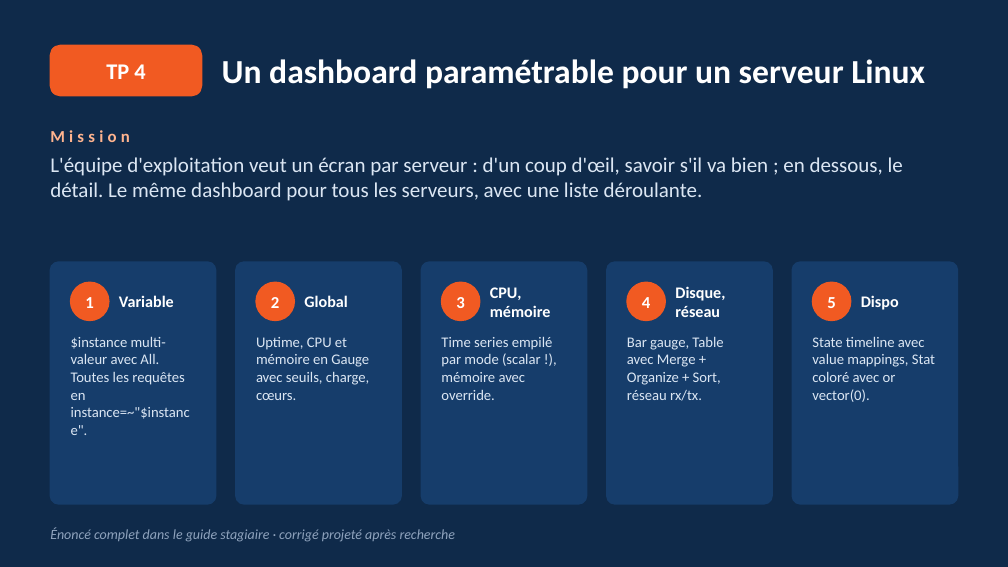
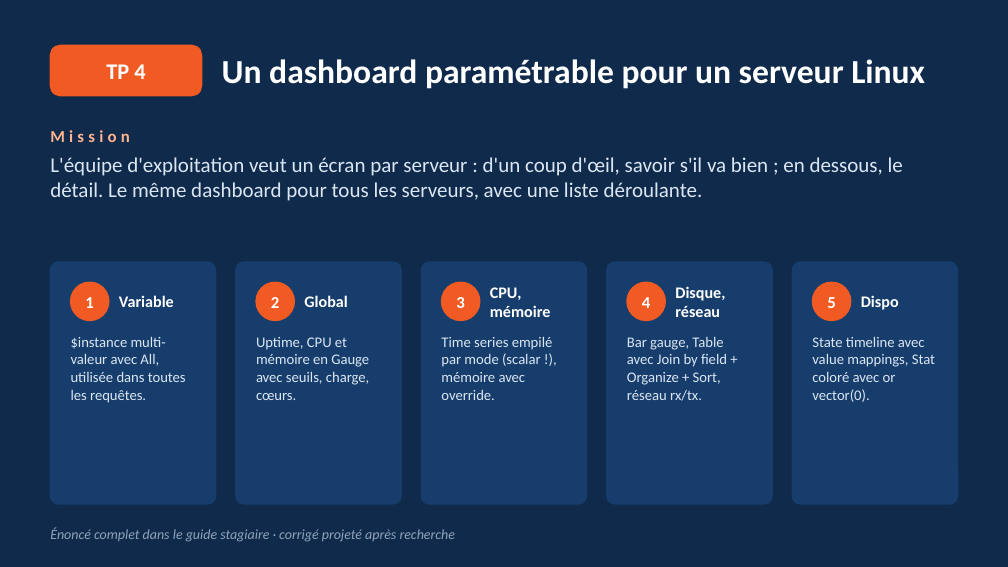
Before and after one commit to yparent/formation-observabilite-lab, a slide deck: slide 58 of docs/slides/Formation-Prometheus-Grafana.pptx. Drawn at 1008x567 pixels with LibreOffice and Linux fonts; fonts in the diff are those of the drawing. Boxes give left, top, right and bottom in pixels: in the first picture for what was removed or moved away, otherwise in the second. Text is boxed around its words. In the diff, an @@ line names an element or a change of style, - is before the commit and + after.

```diff
--- a/docs/slides/Formation-Prometheus-Grafana.pptx
+++ b/docs/slides/Formation-Prometheus-Grafana.pptx
@@ text at [71,337,186,403]: text changed @@
-$instance multi-valeur avec All. Toutes les requêtes en instance=~"$instance".
+$instance multi-valeur avec All, utilisée dans toutes les requêtes.
@@ text at [627,337,727,401]: text changed @@
-Bar gauge, Table avec Merge + Organize + Sort, réseau rx/tx.
+Bar gauge, Table avec Join by field + Organize + Sort, réseau rx/tx.
```
Also in this commit, not shown: 11 other slides changed, 1 slide added, 34 other files.
